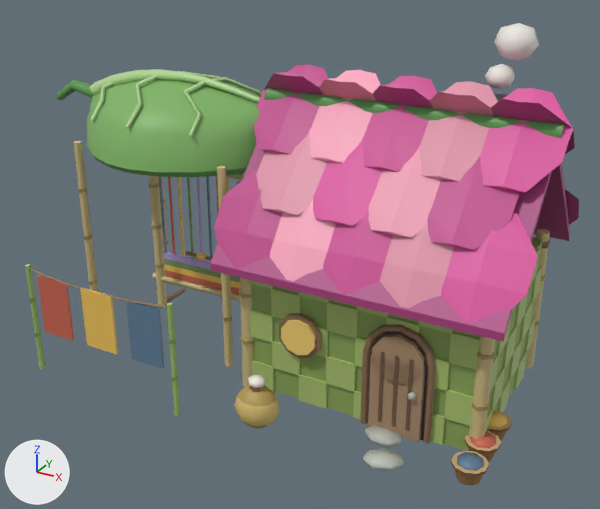
What one commit did to the glTF model godot/art/models/weaver.glb.
The view is the same before and after, from a camera (50 mm lens) standing at (2.81, -5.55, 3.69) and looking at (-0.14, -0.18, 1.01). Every picture has the same lights, and +X, +Y and +Z are marked at lower left. The first picture is the older version.

Before the edit, the objects in view are built like this:
```python
me_body = bpy.data.meshes.new('body')
me_body.from_pydata(...)  # 1988 vertices, 3212 faces; spans x -2.77..1.72, y -1.33..0.81, z -0.04..2.32
me_body.materials.append(mat_defaultmaterial)
me_body_nh = bpy.data.meshes.new('body_nh')
me_body_nh.from_pydata(...)  # 173 vertices, 276 faces; spans x -2.07..-0.6, y -1.31..0.74, z 0.3..2.28
me_body_nh.materials.append(mat_defaultmaterial_001)
me_body_nl = bpy.data.meshes.new('body_nl')
me_body_nl.from_pydata(...)  # 708 vertices, 1244 faces; spans x -2.3..1.8, y -1.31..0.99, z 0.38..2.84
me_body_nl.materials.append(mat_defaultmaterial_002)
ob_body = bpy.data.objects.new('body', me_body)
ob_body.location = (0.0, 0.0, 0.0)
ob_body_nh = bpy.data.objects.new('body_nh', me_body_nh)
ob_body_nh.location = (0.0, 0.0, 0.0)
ob_body_nl = bpy.data.objects.new('body_nl', me_body_nl)
ob_body_nl.location = (0.0, 0.0, 0.0)
```
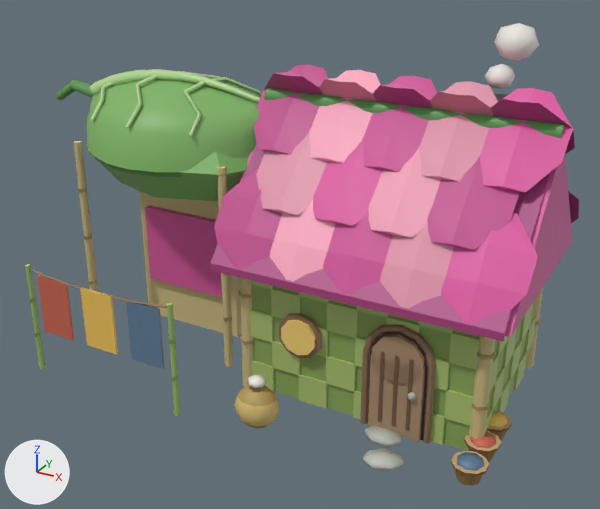
The edits, one by one:
Mesh me_body__far is new.
It has 56 vertices, 92 faces and spans x -2.25..1.75, y -0.85..0.95, z 0.0..2.15.
It uses material mat_defaultmaterial_001.
Object 'body__far' (ob_body__far) is new; it shows me_body__far.
Its location is (0.0, 0.0, 0.0).

What differs and where, as boxes (x1, y1, x2, y2) in the pictures (600 x 509 px):
'body__far', added: after (87, 147, 573, 337)
